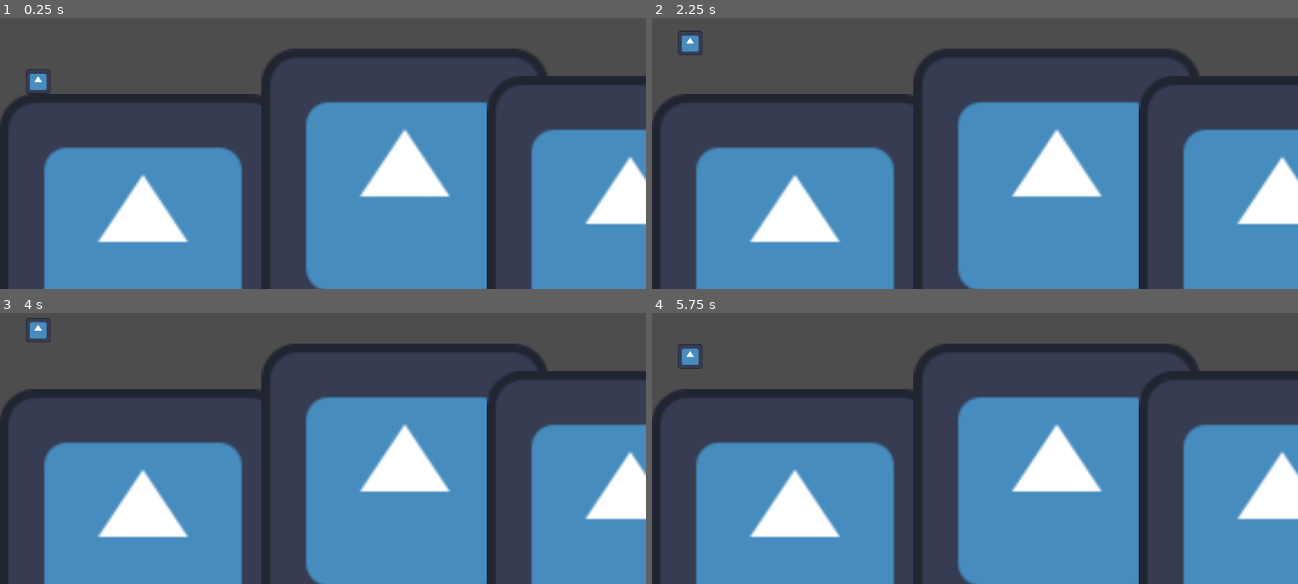
Above: before the commit, frames 1-4 (two rows, left to right).
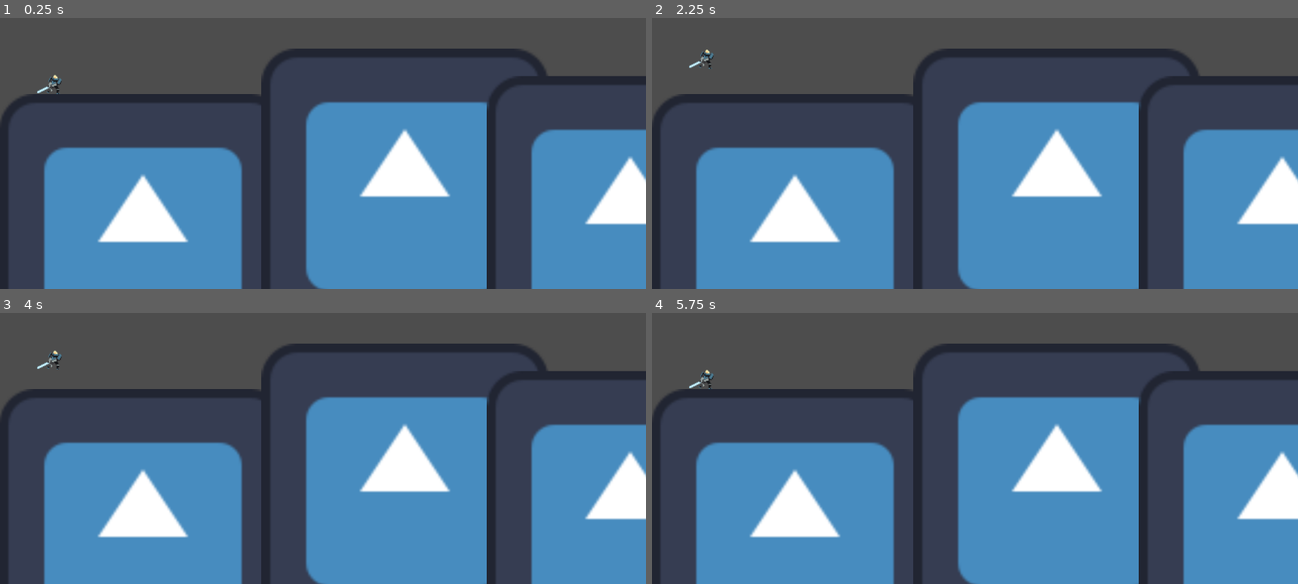
Above: after the commit, the same moments.

Repository: UrtaroPrograms/Actividad-Movimiento-2D-en-Godot-Lautaro-Urtasun
Game: Godot game, scene res://main.tscn
Same seed, same stepped clock (60 frames per second), same inputs: the game is played once before the commit and once after it. The engine's default icon, where the game draws it, is replaced by a stand-in: a white triangle on a blue panel in a dark square.
Inputs:
- Up to frame 1 (0.25 s): no input
- Up to frame 2 (2.25 s): tap Enter at 0.5 s; tap Space at 2 s
- Up to frame 3 (4 s): tap Enter at 3.5 s
- Up to frame 4 (5.75 s): tap Space at 5 s

The runs differ from the first frame. In frame 1, 0.3% of the frame differs, in the area x 4-10%, y 18-29%; in frame 2, 0.3%; in frame 3, 0.3%, in the area x 4-10%, y 1-21%; in frame 4, 0.3%.

Commit message:
Añadidos sprites a carpeta del juego y animación de caminar sin implimentar

Diff:
--- a/actividad-movimiento-2d-en-godot-lautaro-urtasun/main.tscn
+++ b/actividad-movimiento-2d-en-godot-lautaro-urtasun/main.tscn
@@ -18,4 +18,4 @@
 scale = Vector2(4, 4)
 
 [node name="Personaje" parent="." unique_id=529948523 instance=ExtResource("2_h2yge")]
-position = Vector2(68, 259)
+position = Vector2(88, 270)
--- a/actividad-movimiento-2d-en-godot-lautaro-urtasun/personaje.tscn
+++ b/actividad-movimiento-2d-en-godot-lautaro-urtasun/personaje.tscn
@@ -1,13 +1,13 @@
 [gd_scene format=3 uid="uid://ewo31hpifhk"]
 
-[ext_resource type="Texture2D" uid="uid://bgdbkuxh4k8l7" path="res://icon.svg" id="1_4e5bt"]
+[ext_resource type="Texture2D" uid="uid://dqoa4cr4b6byf" path="res://Sprites/characterWalk.png" id="1_4e5bt"]
 
 [sub_resource type="GDScript" id="GDScript_4e5bt"]
 script/source = "extends CharacterBody2D
 
 
-const SPEED = 300.0
-const JUMP_VELOCITY = -400.0
+const SPEED = 150
+const JUMP_VELOCITY = -300.0
 
 
 func _physics_process(delta: float) -> void:
@@ -27,20 +27,102 @@
 	else:
 		velocity.x = move_toward(velocity.x, 0, SPEED)
 
+
 	move_and_slide()
 "
 
 [sub_resource type="RectangleShape2D" id="RectangleShape2D_ltgau"]
 size = Vector2(44, 44)
 
+[sub_resource type="AtlasTexture" id="AtlasTexture_4e5bt"]
+atlas = ExtResource("1_4e5bt")
+region = Rect2(1, 0, 30, 24)
+
+[sub_resource type="AtlasTexture" id="AtlasTexture_ltgau"]
+atlas = ExtResource("1_4e5bt")
+region = Rect2(33, 0, 30, 24)
+
+[sub_resource type="AtlasTexture" id="AtlasTexture_yppqc"]
+atlas = ExtResource("1_4e5bt")
+region = Rect2(65, 0, 30, 24)
+
+[sub_resource type="AtlasTexture" id="AtlasTexture_gj0cs"]
+atlas = ExtResource("1_4e5bt")
+region = Rect2(97, 0, 30, 24)
+
+[sub_resource type="AtlasTexture" id="AtlasTexture_ck3sb"]
+atlas = ExtResource("1_4e5bt")
+region = Rect2(129, 0, 30, 24)
+
+[sub_resource type="AtlasTexture" id="AtlasTexture_cx4ix"]
+atlas = ExtResource("1_4e5bt")
+region = Rect2(161, 0, 30, 24)
+
+[sub_resource type="AtlasTexture" id="AtlasTexture_35kqm"]
+atlas = ExtResource("1_4e5bt")
+region = Rect2(193, 0, 30, 24)
+
+[sub_resource type="AtlasTexture" id="AtlasTexture_1y5k2"]
+atlas = ExtResource("1_4e5bt")
+region = Rect2(225, 0, 30, 24)
+
+[sub_resource type="SpriteFrames" id="SpriteFrames_38t12"]
+animations = [{
+"frames": [],
+"loop": true,
+"name": &"Dash",
+"speed": 5.0
+}, {
+"frames": [],
+"loop": true,
+"name": &"Fall",
+"speed": 5.0
+}, {
+"frames": [],
+"loop": true,
+"name": &"Jump",
+"speed": 5.0
+}, {
+"frames": [{
+"duration": 1.0,
+"texture": SubResource("AtlasTexture_4e5bt")
+}, {
+"duration": 1.0,
+"texture": SubResource("AtlasTexture_ltgau")
+}, {
+"duration": 1.0,
+"texture": SubResource("AtlasTexture_yppqc")
+}, {
+"duration": 1.0,
+"texture": SubResource("AtlasTexture_gj0cs")
+}, {
+"duration": 1.0,
+"texture": SubResource("AtlasTexture_ck3sb")
+}, {
+"duration": 1.0,
+"texture": SubResource("AtlasTexture_cx4ix")
+}, {
+"duration": 1.0,
+"texture": SubResource("AtlasTexture_35kqm")
+}, {
+"duration": 1.0,
+"texture": SubResource("AtlasTexture_1y5k2")
+}],
+"loop": true,
+"name": &"Walk",
+"speed": 5.0
+}]
+
 [node name="Personaje" type="CharacterBody2D" unique_id=529948523]
 script = SubResource("GDScript_4e5bt")
-
-[node name="Sprite2D" type="Sprite2D" parent="." unique_id=809896989]
-position = Vector2(3.8146973e-06, -1.0000038)
-scale = Vector2(0.34375, 0.34375)
-texture = ExtResource("1_4e5bt")
 
 [node name="CollisionShape2D" type="CollisionShape2D" parent="." unique_id=388194391]
 position = Vector2(0, -1)
 shape = SubResource("RectangleShape2D_ltgau")
+
+[node name="AnimatedSprite2D" type="AnimatedSprite2D" parent="." unique_id=1724140867]
+position = Vector2(-0.125, 3.5)
+scale = Vector2(1.4583334, 1.4583334)
+sprite_frames = SubResource("SpriteFrames_38t12")
+animation = &"Walk"
+frame_progress = 0.61090374
Binary file added: actividad-movimiento-2d-en-godot-lautaro-urtasun/Sprites/characterDash.png
Not shown, added: actividad-movimiento-2d-en-godot-lautaro-urtasun/Sprites/characterDash.png.import
Binary file added: actividad-movimiento-2d-en-godot-lautaro-urtasun/Sprites/characterDashEffect.png
Not shown, added: actividad-movimiento-2d-en-godot-lautaro-urtasun/Sprites/characterDashEffect.png.import
Binary file added: actividad-movimiento-2d-en-godot-lautaro-urtasun/Sprites/characterFall.png
Not shown, added: actividad-movimiento-2d-en-godot-lautaro-urtasun/Sprites/characterFall.png.import
Binary file added: actividad-movimiento-2d-en-godot-lautaro-urtasun/Sprites/characterJump.png
Not shown, added: actividad-movimiento-2d-en-godot-lautaro-urtasun/Sprites/characterJump.png.import
Binary file added: actividad-movimiento-2d-en-godot-lautaro-urtasun/Sprites/characterJumpMaxHeight.png
Not shown, added: actividad-movimiento-2d-en-godot-lautaro-urtasun/Sprites/characterJumpMaxHeight.png.import
Binary file added: actividad-movimiento-2d-en-godot-lautaro-urtasun/Sprites/characterWalk.png
Not shown, added: actividad-movimiento-2d-en-godot-lautaro-urtasun/Sprites/characterWalk.png.import
